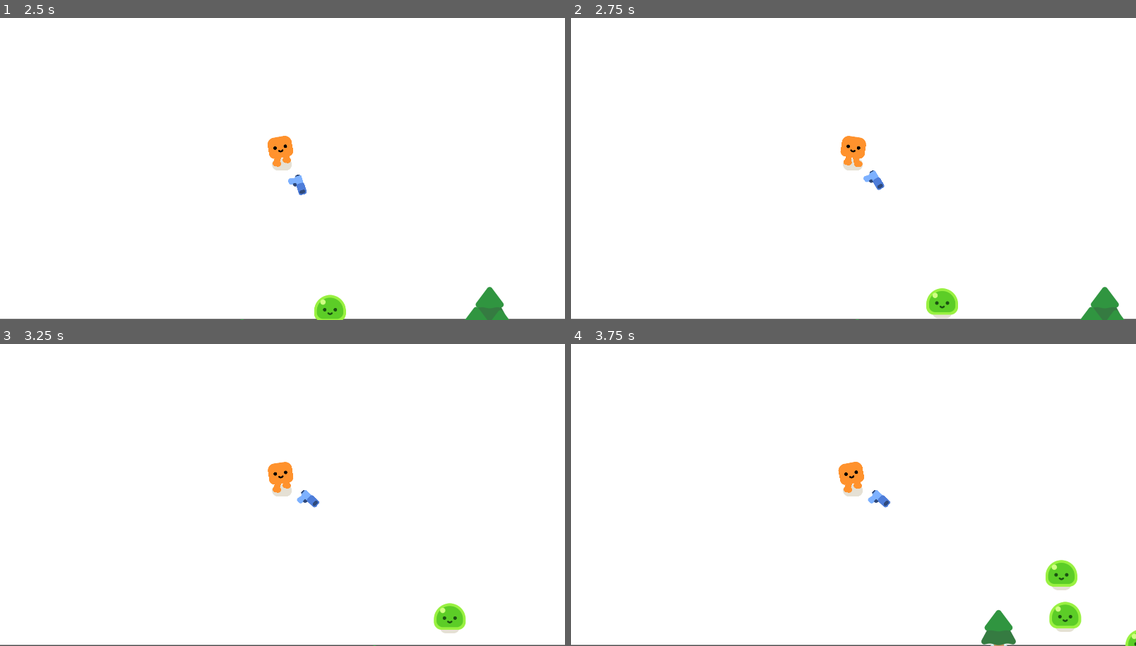
Above: before the commit, frames 1-4 (two rows, left to right).
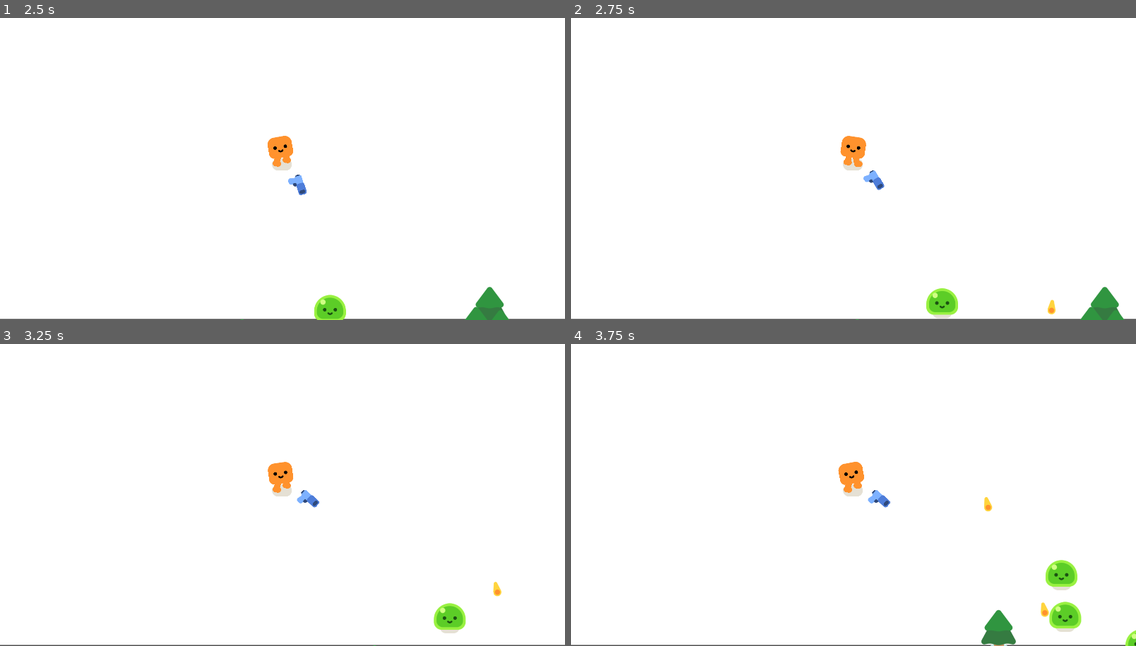
Above: after the commit, the same moments.

Repository: ryguyroberts/2DVampSurv
Game: Godot game, scene res://survivors_game.tscn
Two runs of this game, one before a commit and one after it. Both use one fixed random seed, a clock stepped at 60 frames per second and the inputs below.
Inputs:
- Up to frame 1 (2.5 s): hold W (move_up) 0.53-2.03 s; hold A (move_left) from 2.03 s (still down)
- Up to frame 2 (2.75 s): keep holding A (move_left)
- Up to frame 3 (3.25 s): keep holding A (move_left)
- Up to frame 4 (3.75 s): release A (move_left) at 3.53 s; hold S (move_down) from 3.53 s (still down)

Frame 1 is identical in both runs. In frame 2, less than 0.1% of the frame differs, in the area x 84-86%, y 93-99%; in frame 3, less than 0.1%; in frame 4, 0.1%, in the area x 73-85%, y 50-91%.

Commit message:
add shoot function

Diff:
--- a/gun.gd
+++ b/gun.gd
@@ -7,3 +7,14 @@
 	if enemies_in_range.size() > 0:
 		var target_enemy = enemies_in_range.front()
 		look_at(target_enemy.global_position)
+
+func shoot():
+	const BULLET = preload("res://bullet.tscn")
+	var new_bullet = BULLET.instantiate()
+
+	new_bullet.global_position = %ShootingPoint.global_position
+	%ShootingPoint.add_child(new_bullet)
+
+
+func _on_timer_timeout():
+	shoot()
--- a/gun.tscn
+++ b/gun.tscn
@@ -22,4 +22,11 @@
 texture = ExtResource("1_q7qgs")
 
 [node name="ShootingPoint" type="Marker2D" parent="2DWeaponPivot/Pistol"]
+unique_name_in_owner = true
 position = Vector2(27, -11)
+
+[node name="Timer" type="Timer" parent="."]
+wait_time = 0.3
+autostart = true
+
+[connection signal="timeout" from="Timer" to="." method="_on_timer_timeout"]
